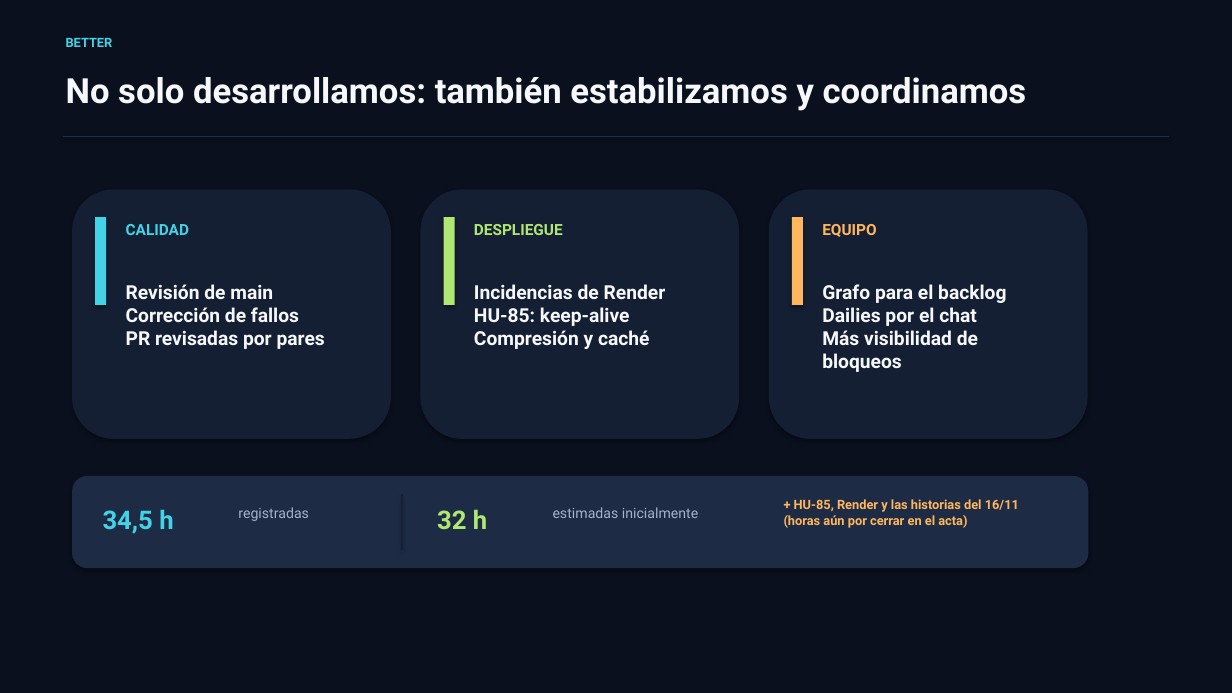
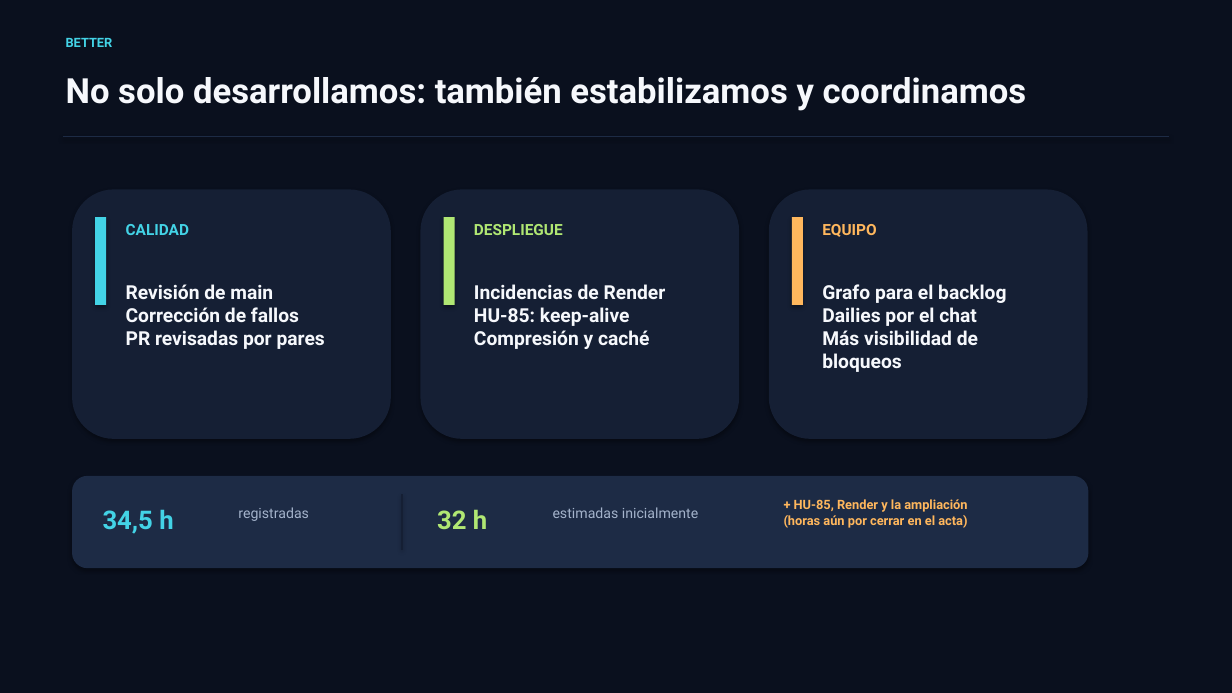
Before and after one commit to riverri/IS1, a slide deck: slide 4 of docs/presentaciones/presentacion4.pptx. Drawn at 1232x693 pixels with LibreOffice and Linux fonts; fonts in the diff are those of the drawing. Boxes give left, top, right and bottom in pixels: in the first picture for what was removed or moved away, otherwise in the second. Text is boxed around its words. In the diff, an @@ line names an element or a change of style, - is before the commit and + after.

```diff
--- a/docs/presentaciones/presentacion4.pptx
+++ b/docs/presentaciones/presentacion4.pptx
@@ text at box(784, 499, 967, 528): text changed @@
-+ HU-85, Render y las historias del 16/11
-(horas aún por cerrar en el acta)
++ HU-85, Render y la ampliación
+(horas aún por cerrar en el acta)
```
Also in this commit, not shown: 1 other slide changed, 9 other files.
